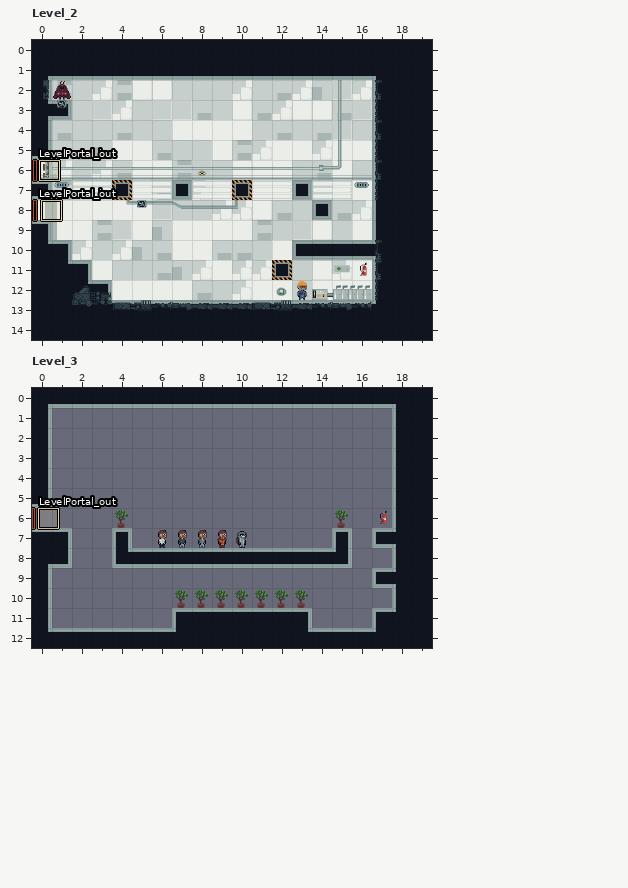
A LDtk project gets an edit: res/level/TestLevel.ldtk. That is the earlier state.
Cells are 32x32 px. Shown: Level_2 x 0..19, y 0..14; Level_3 x 0..19, y 0..12. The commit also changed other parts of the map, which this record leaves out.
The result:
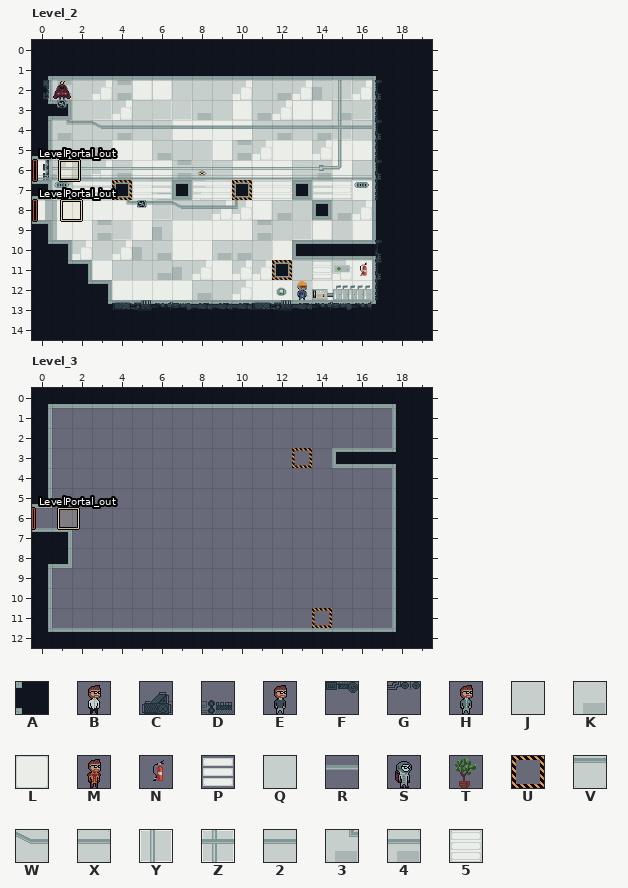
Key: from "LabSolids": A 1; from "Mothman": B 0, C 7, D 8, E 40, F 47, G 48, H 80, J 88, K 91, L 92, M 120, N 127, P 129, Q 130, R 175, S 200, T 205, U 249, V 130 under 173, W 130 under 174, X 130 under 175, Y 131 under 41, Z 131 under 41 under 175, 2 88 under 175, 3 91 under 172, 4 91 under 175, 5 92 under 129.
_ is an empty cell.
Objects are placed by their top-left corner, in cells (3,4 is the top-left corner of cell 3,4); size is 1x1 cell unless given.
The edit:
Layer "Decoration", Level_2:
The author changed tile J to tile 2 in row 4 at x 6 and 16.
The author changed tile K to tile 3 in row 4 at x 1.
The author changed tile K to tile 4 in row 4 at x 4, 12 and 14.
The author changed tile L to tile 5 in row 11 at x 14.
Tile R now appears in row 4 at x 7 to 10.
The author changed tile Q to tile V in row 4 at x 2.
The author changed tile Q to tile W in row 4 at x 3.
The author changed tile Q to tile X in row 4 at x 5, 11 and 13.
The author changed tile Y to tile Z in row 4 at x 15.
The edit erases tile C in row 12 at x 2.
The edit erases tile D in row 12 at x 3.
The edit erases tile F in row 13 at x 2.
The edit erases tile G in row 13 at x 3.
Layer "Entities", Level_2:
Object "LevelPortal_out" rectangle at 0.5,8 becomes "LevelPortal_out" rectangle at 1.5,8.
Object "LevelPortal_out" rectangle at 0.3,6 becomes "LevelPortal_out" rectangle at 1.3,6.
A new object: P "Light32" at 14,11.
Layer "LabSolids", Level_3:
Tile A now appears in row 3 at x 15 to 17.
The edit erases tile A in row 7 at x 4, 15 and 17; in row 8 at x 4 to 15; in row 9 at x 17; in row 11 at x 7 to 13 and 17.
Layer "Decoration", Level_3:
The edit erases tile B in row 7 at x 6.
The edit erases tile E in row 7 at x 7.
The edit erases tile H in row 7 at x 8.
The edit erases tile M in row 7 at x 9.
The edit erases tile N in row 6 at x 17.
The edit erases tile S in row 7 at x 10.
The edit erases tile T in row 6 at x 4 and 15; in row 10 at x 7 to 13.
Layer "Entities", Level_3:
Object "LevelPortal_out" rectangle at 0.3,6 becomes "LevelPortal_out" rectangle at 1.3,6.
A new object: U "MovingBlock" at 14,11.
A new object: U "MovingBlock" at 13,3.
